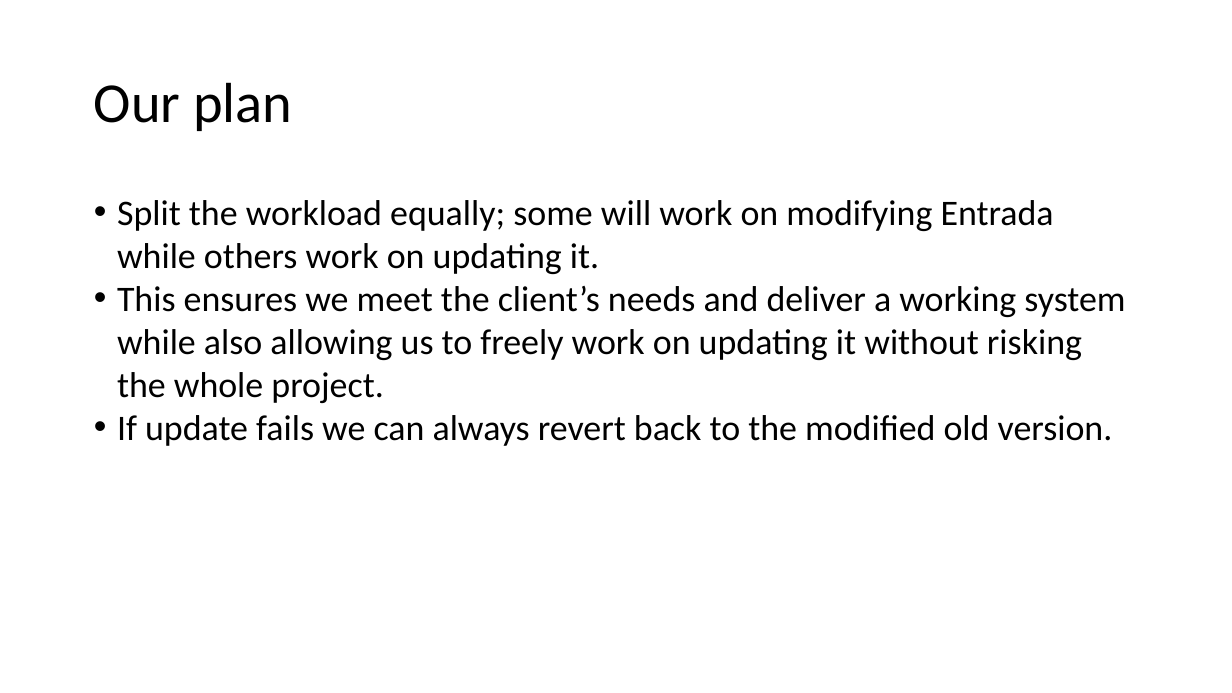
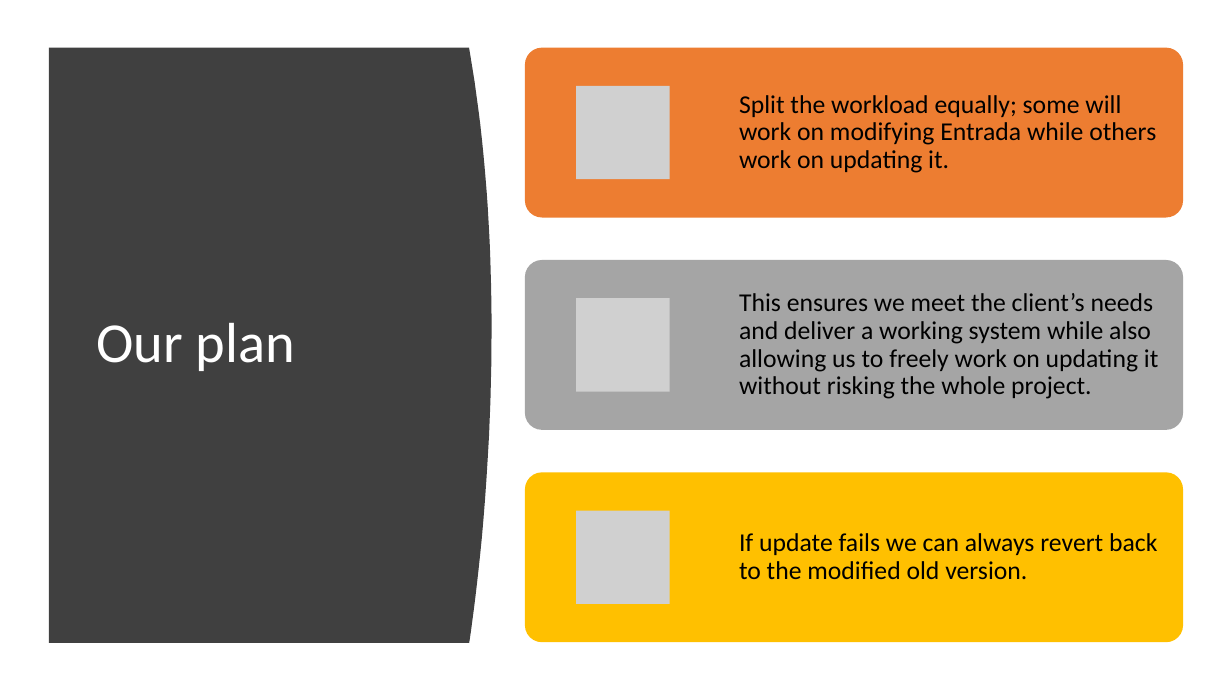
Before and after one commit to Aliii98/osoc19, a slide deck: slide 10 of OSOC-Final.pptx (slide 9 before the commit). Drawn at 1232x693 pixels with LibreOffice and Linux fonts; fonts in the diff are those of the drawing; grey boxes stand for pictures. Boxes give left, top, right and bottom in pixels: in the first picture for what was removed or moved away, otherwise in the second. Text is boxed around its words. In the diff, an @@ line names an element or a change of style, - is before the commit and + after.

Commit message:
update

```diff
--- a/OSOC-Final.pptx
+++ b/OSOC-Final.pptx
@@ freeform shape added at bbox=[49, 48, 492, 643], fill #404040 @@
@@ title "Our plan": place and size @@
-title "Our plan" at bbox=[94, 82, 292, 131]
+title "Our plan" at bbox=[96, 323, 295, 371]
@@ title "Our plan" at bbox=[96, 323, 295, 371]: text colour #000000 to #FFFFFF @@
@@ text removed at bbox=[117, 200, 1125, 446] @@
-• Split the workload equally; some will work on modifying Entrada while others work on updating it.
-• This ensures we meet the client’s needs and deliver a working system while also allowing us to freely work on updating it without risking the whole project.
-• If update fails we can always revert back to the modified old version.
@@ group added at bbox=[525, 48, 1183, 642]: 3 rounded rectangles, 3 pictures, 3 texts @@
+Split the workload equally; some will work on modifying Entrada while others work on updating it.
+This ensures we meet the client’s needs and deliver a working system while also allowing us to freely work on updating it without risking the whole project.
+If update fails we can always revert back to the modified old version.
```
Also in this commit, not shown: 18 other slides changed, 2 slides added.
